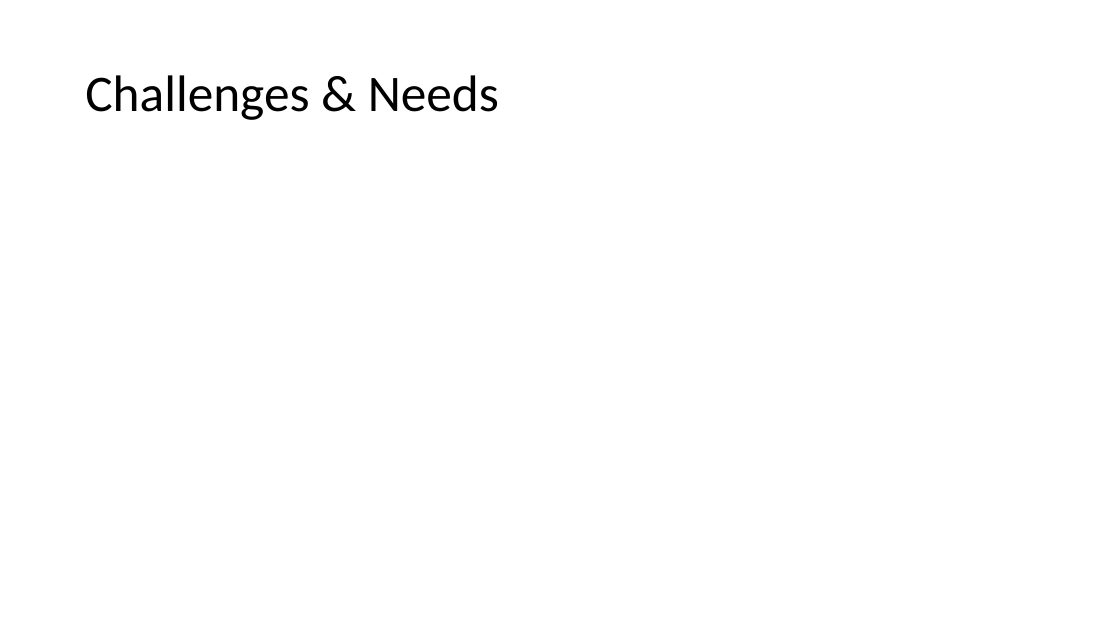
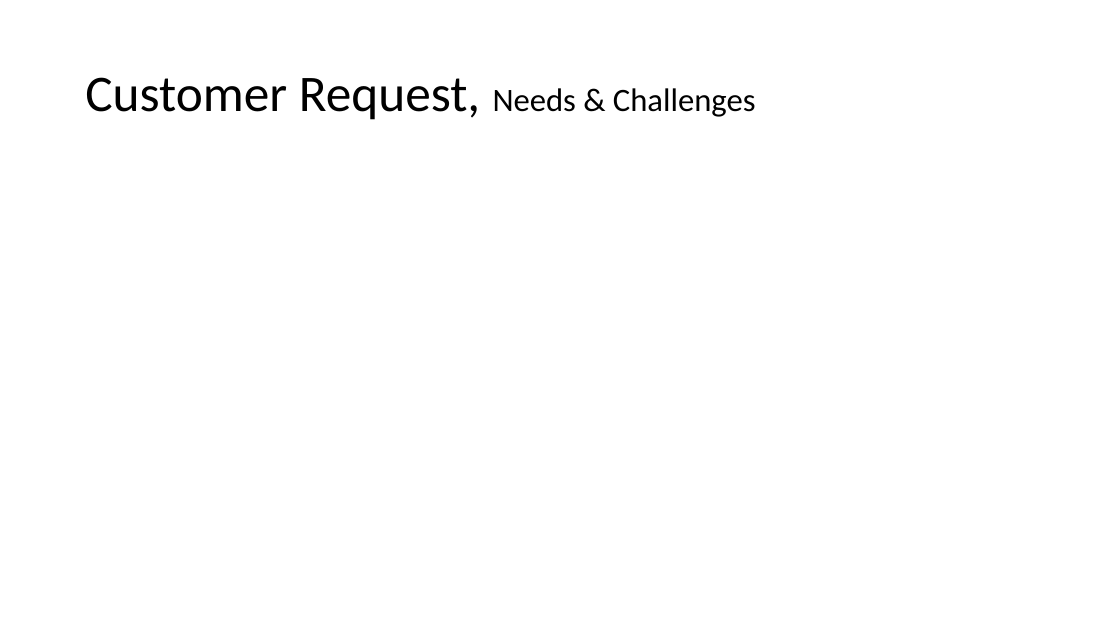
Before and after one commit to Jmr-Work/Pivotal_Presentation, a slide deck: slide 2 of Suppl/Pivotal Presentation - DTECTS.pptx. Drawn at 1120x630 pixels with LibreOffice and Linux fonts; fonts in the diff are those of the drawing. Boxes give left, top, right and bottom in pixels: in the first picture for what was removed or moved away, otherwise in the second. Text is boxed around its words. In the diff, an @@ line names an element or a change of style, - is before the commit and + after.

```diff
--- a/Suppl/Pivotal Presentation - DTECTS.pptx
+++ b/Suppl/Pivotal Presentation - DTECTS.pptx
@@ title at (85,77,756,120): text changed @@
-Challenges & Needs
+Customer Request, Needs & Challenges
```
Also in this commit, not shown: 1 slide added.
